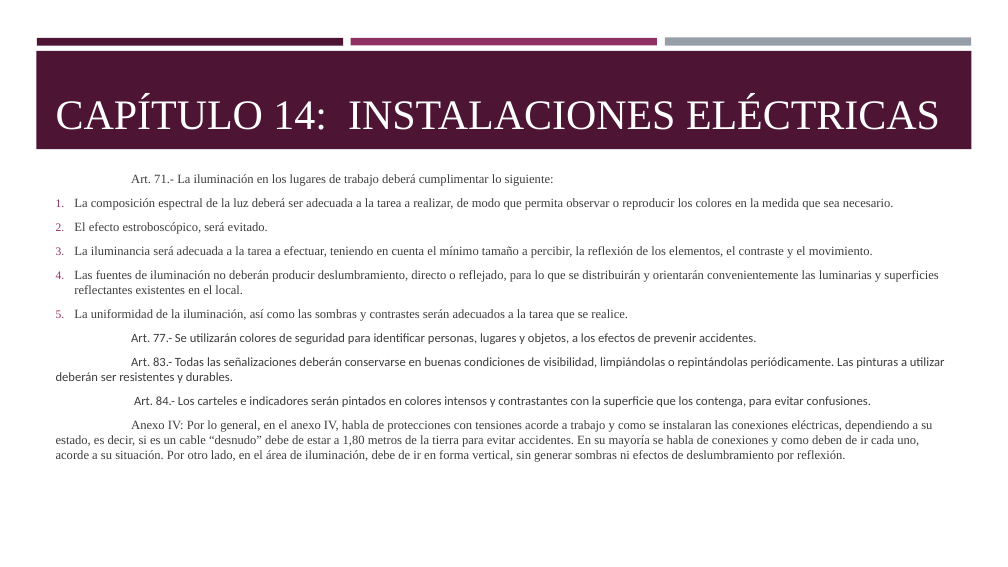
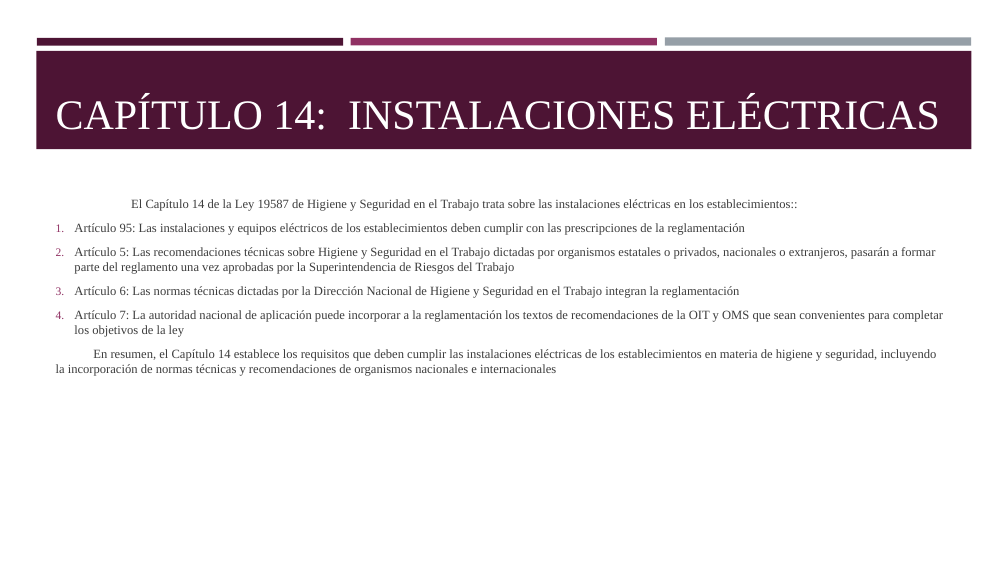
Before and after one commit to Cnsgnicole/doubik, a slide deck: slide 4 of TP LEY 19587 - Presentación de capítulos.pptx. Drawn at 1008x567 pixels with LibreOffice and Linux fonts; fonts in the diff are those of the drawing. Boxes give left, top, right and bottom in pixels: in the first picture for what was removed or moved away, otherwise in the second. Text is boxed around its words. In the diff, an @@ line names an element or a change of style, - is before the commit and + after.

```diff
--- a/TP LEY 19587 - Presentación de capítulos.pptx
+++ b/TP LEY 19587 - Presentación de capítulos.pptx
@@ text at [56,199,943,376]: text changed @@
-Art. 71.- La iluminación en los lugares de trabajo deberá cumplimentar lo siguiente:
-1. La composición espectral de la luz deberá ser adecuada a la tarea a realizar, de modo que permita observar o reproducir los colores en la medida que sea necesario.
-2. El efecto estroboscópico, será evitado.
-3. La iluminancia será adecuada a la tarea a efectuar, teniendo en cuenta el mínimo tamaño a percibir, la reflexión de los elementos, el contraste y el movimiento.
-4. Las fuentes de iluminación no deberán producir deslumbramiento, directo o reflejado, para lo que se distribuirán y orientarán convenientemente las luminarias y superficies reflectantes existentes en el local.
-5. La uniformidad de la iluminación, así como las sombras y contrastes serán adecuados a la tarea que se realice.
-Art. 77.- Se utilizarán colores de seguridad para identificar personas, lugares y objetos, a los efectos de prevenir accidentes.
-Art. 83.- Todas las señalizaciones deberán conservarse en buenas condiciones de visibilidad, limpiándolas o repintándolas periódicamente. Las pinturas a utilizar deberán ser resistentes y durables.
-Art. 84.- Los carteles e indicadores serán pintados en colores intensos y contrastantes con la superficie que los contenga, para evitar confusiones.
-Anexo IV: Por lo general, en el anexo IV, habla de protecciones con tensiones acorde a trabajo y como se instalaran las conexiones eléctricas, dependiendo a su estado, es decir, si es un cable “desnudo” debe de estar a 1,80 metros de la tierra para evitar accidentes. En su mayoría se habla de conexiones y como deben de ir cada uno, acorde a su situación. Por otro lado, en el área de iluminación, debe de ir en forma vertical, sin generar sombras ni efectos de deslumbramiento por reflexión.
+El Capítulo 14 de la Ley 19587 de Higiene y Seguridad en el Trabajo trata sobre las instalaciones eléctricas en los establecimientos::
+1. Artículo 95: Las instalaciones y equipos eléctricos de los establecimientos deben cumplir con las prescripciones de la reglamentación
+2. Artículo 5: Las recomendaciones técnicas sobre Higiene y Seguridad en el Trabajo dictadas por organismos estatales o privados, nacionales o extranjeros, pasarán a formar parte del reglamento una vez aprobadas por la Superintendencia de Riesgos del Trabajo
+3. Artículo 6: Las normas técnicas dictadas por la Dirección Nacional de Higiene y Seguridad en el Trabajo integran la reglamentación
+4. Artículo 7: La autoridad nacional de aplicación puede incorporar a la reglamentación los textos de recomendaciones de la OIT y OMS que sean convenientes para completar los objetivos de la ley
+En resumen, el Capítulo 14 establece los requisitos que deben cumplir las instalaciones eléctricas de los establecimientos en materia de higiene y seguridad, incluyendo la incorporación de normas técnicas y recomendaciones de organismos nacionales e internacionales
```
